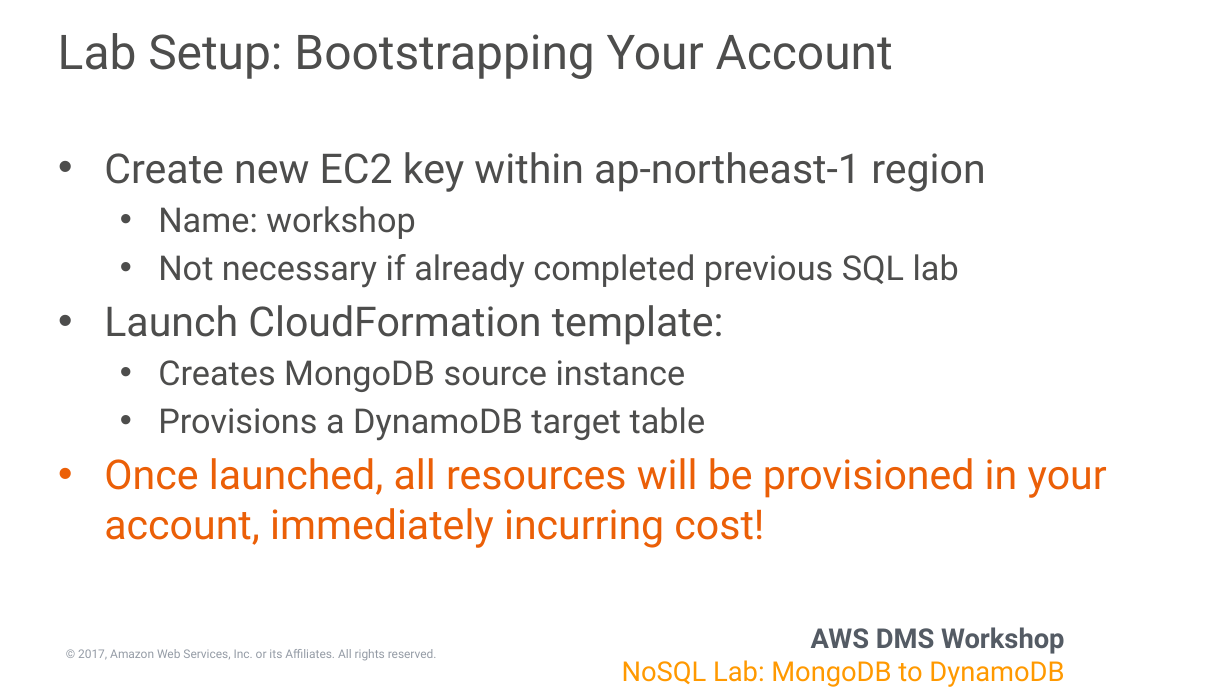
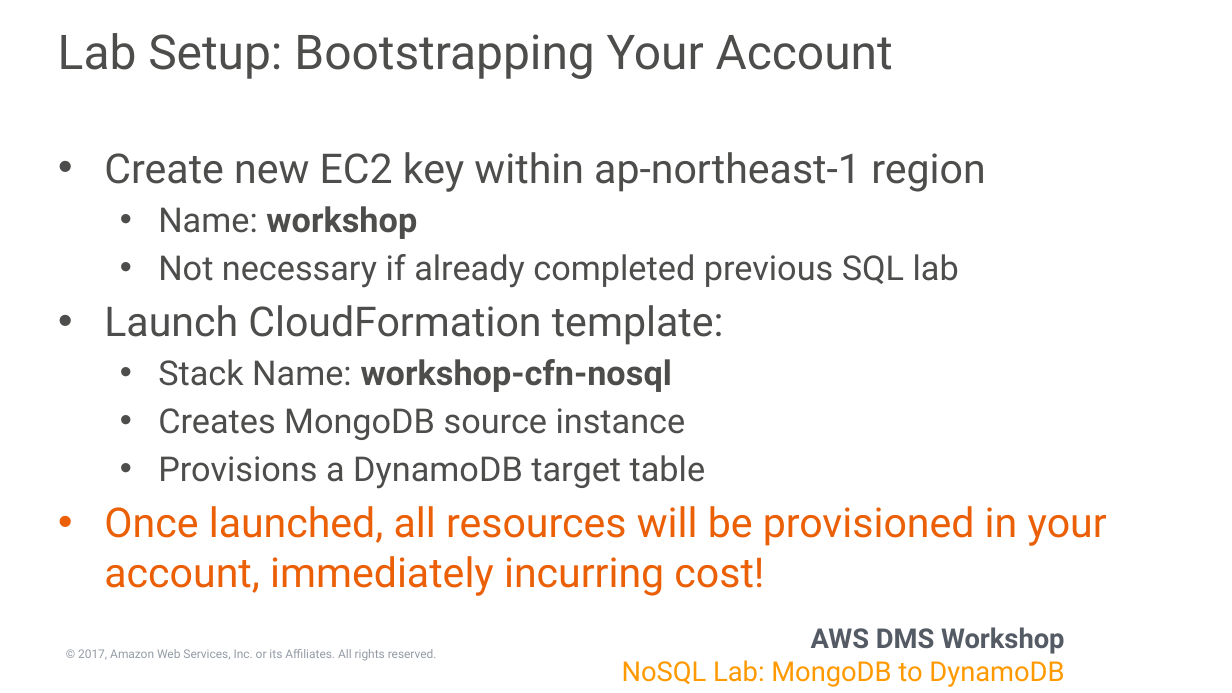
Before and after one commit to shirkeyaws/aws-dms-workshop, a slide deck: slide 10 of deck/dms-workshop-nosql.pptx. Drawn at 1232x693 pixels with LibreOffice and Linux fonts; fonts in the diff are those of the drawing; background and template pictures are left out. Boxes give left, top, right and bottom in pixels: in the first picture for what was removed or moved away, otherwise in the second. Text is boxed around its words. In the diff, an @@ line names an element or a change of style, - is before the commit and + after.

```diff
--- a/deck/dms-workshop-nosql.pptx
+++ b/deck/dms-workshop-nosql.pptx
@@ text at box(158, 206, 417, 239): bold on in "workshop" @@
@@ text at box(158, 359, 672, 392): paragraph added @@
+  • Stack Name: workshop-cfn-nosql
```
Also in this commit, not shown: 1 other slide changed, 16 other files.
